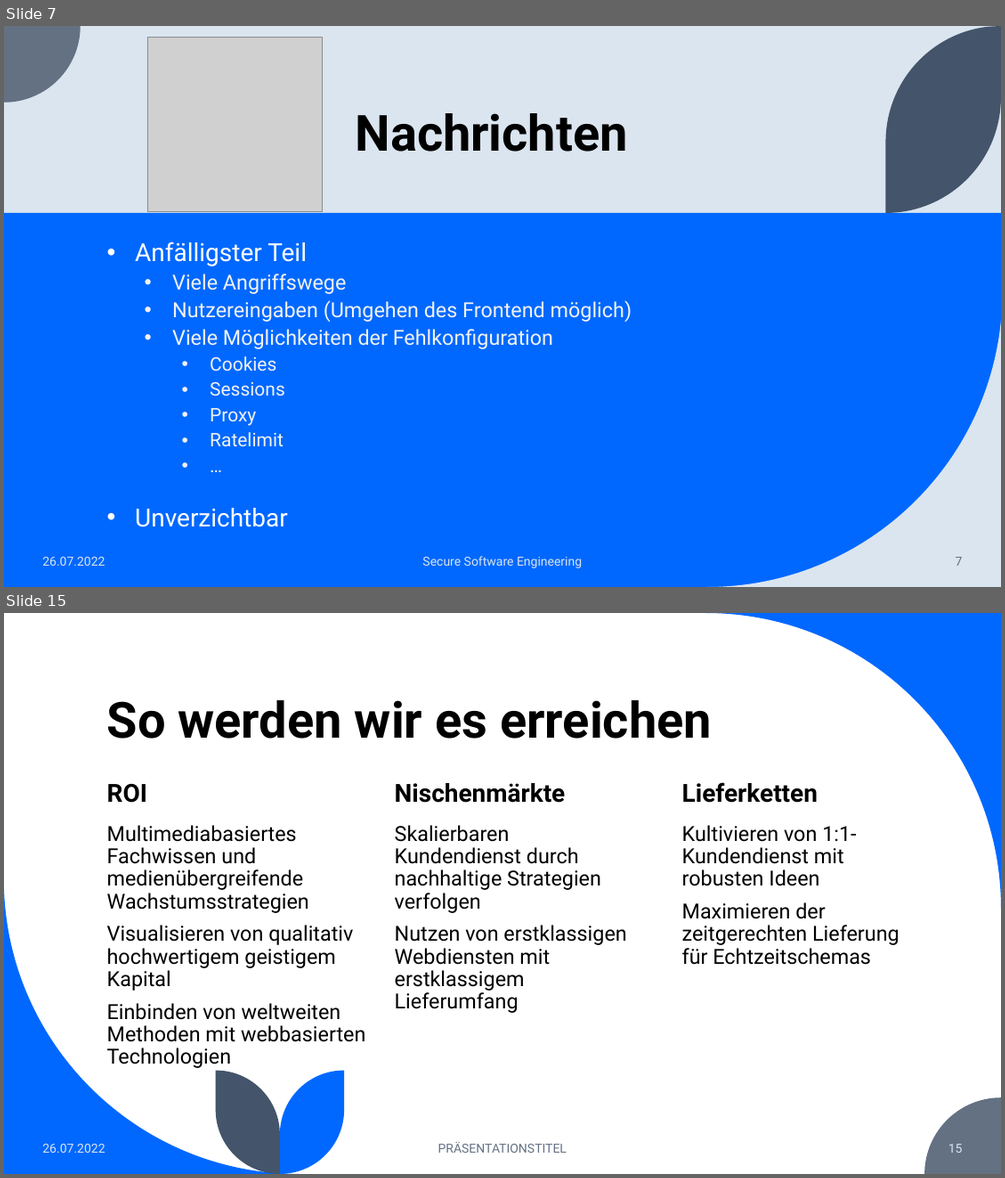
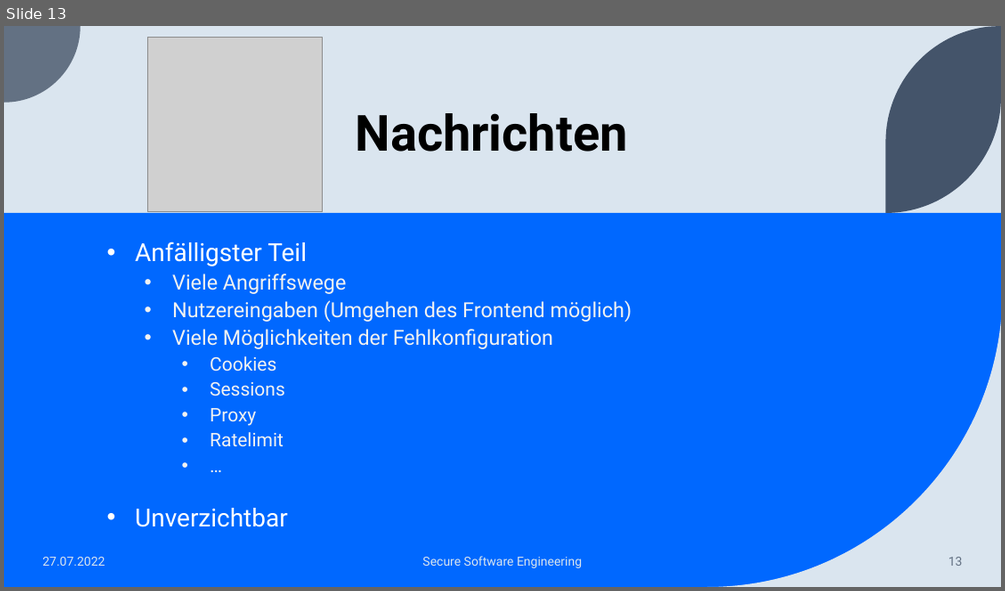
Before and after one commit to BranAndSceolan/SSE-Notes, a slide deck: documentation/Notiz-App.pptx. Shown one above the other, each under a label of ours: slides 7 and 15 before the commit, slide 13 after it; the slides between them are not shown. The pictures are 1005x1178 and 1005x591 pixels, drawn with LibreOffice and Linux fonts; fonts in the diff are those of the drawing; grey boxes stand for pictures. Boxes give left, top, right and bottom in pixels: in the first picture for what was removed or moved away, otherwise in the second. Text is boxed around its words. In the diff, an @@ line names an element or a change of style, - is before the commit and + after.

```diff
--- a/documentation/Notiz-App.pptx
+++ b/documentation/Notiz-App.pptx
@@ slide 15 removed at (x1=4, y1=613, x2=1001, y2=1174), background #FFFFFF @@
@@ freeform shape removed at (x1=705, y1=613, x2=1001, y2=908) @@
@@ title removed at (x1=107, y1=700, x2=712, y2=738) @@
-So werden wir es erreichen
@@ text removed at (x1=107, y1=784, x2=147, y2=803) @@
-ROI
@@ text removed at (x1=395, y1=783, x2=566, y2=803) @@
-Nischenmärkte
@@ text removed at (x1=682, y1=782, x2=817, y2=803) @@
-Lieferketten
@@ text removed at (x1=107, y1=825, x2=365, y2=1068) @@
-Multimediabasiertes Fachwissen und medienübergreifende Wachstumsstrategien
-Visualisieren von qualitativ hochwertigem geistigem Kapital
-Einbinden von weltweiten Methoden mit webbasierten Technologien
@@ text removed at (x1=395, y1=825, x2=626, y2=1013) @@
-Skalierbaren Kundendienst durch nachhaltige Strategien verfolgen
-Nutzen von erstklassigen Webdiensten mit erstklassigem Lieferumfang
@@ text removed at (x1=682, y1=825, x2=899, y2=965) @@
-Kultivieren von 1:1-Kundendienst mit robusten Ideen
-Maximieren der zeitgerechten Lieferung für Echtzeitschemas
@@ freeform shape removed at (x1=4, y1=878, x2=299, y2=1174) @@
@@ freeform shape removed at (x1=216, y1=1070, x2=280, y2=1174) @@
@@ freeform shape removed at (x1=280, y1=1070, x2=345, y2=1174) @@
@@ freeform shape removed at (x1=924, y1=1097, x2=1001, y2=1174) @@
@@ text removed at (x1=42, y1=1143, x2=105, y2=1152) @@
-26.07.2022
@@ text removed at (x1=438, y1=1142, x2=566, y2=1152) @@
-PRÄSENTATIONSTITEL
@@ page number removed at (x1=948, y1=1143, x2=963, y2=1152) @@
-15
@@ what was slide 7 is now slide 13 @@
@@ slide 13 changed as well @@
@@ text at (x1=42, y1=556, x2=105, y2=565): text changed @@
-26.07.2022
+27.07.2022
@@ page number at (x1=948, y1=556, x2=963, y2=565): text changed @@
-7
+13
```
Also in this commit, not shown: 7 other slides changed, 19 slides added, 7 other slides removed.
